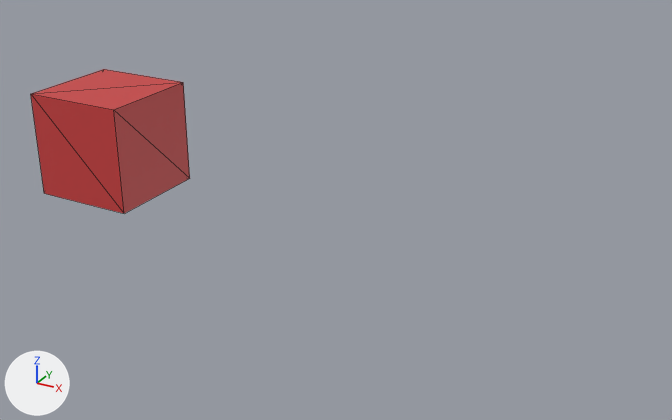
An edit to the glTF model output.glb, drawn before and after from the same camera.
Both versions are drawn from a camera (50 mm lens) standing at (12.02, -12.92, 7.97) and looking at (4.74, 0.31, 1.36). Every picture has the same lights, and +X, +Y and +Z are marked at lower left. Mesh edges are drawn as thin lines. Vertices at the same position are counted once.
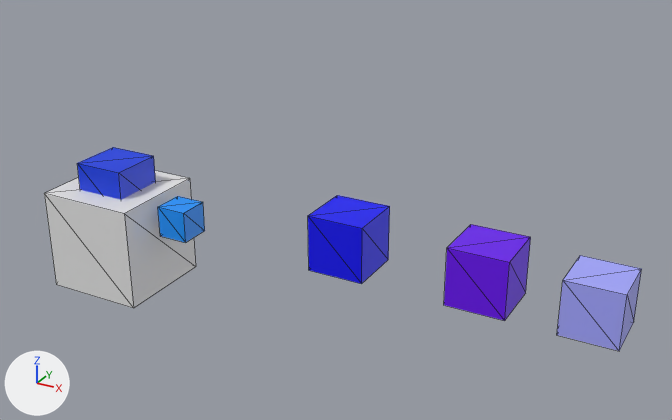
Where the change shows, as pixel boxes [x1, y1, x2, y2] in the pictures (672 x 420 px):
'Cube', surface changed, moved: before [31, 69, 190, 213]; after [44, 171, 196, 308]
'Cube.004', added (purple): after [444, 224, 531, 321]
'Cube.005', added (blue): after [557, 255, 642, 351]
'Cube.003', added (blue): after [308, 195, 390, 284]
'Cube.001', added (blue): after [77, 147, 156, 200]
'Cube.002', added (blue): after [158, 196, 205, 243]

The change, as a list of edits to the scene's bpy script:
```text
Add mat_material:
    mat_material = principled_material('Material')
    mat_material.base_color = (0.8, 0.8, 0.8)  # white #e7e7e7
Add mat_material_4:
    mat_material_4 = principled_material('Material_4')
    mat_material_4.base_color = (0.374, 0.389, 1.0)  # blue #a5a8ff
Add mat_material_3:
    mat_material_3 = principled_material('Material_3')
    mat_material_3.base_color = (0.144, 0.0, 0.879)  # purple #6a00f1
Add mat_material_2:
    mat_material_2 = principled_material('Material_2')
    mat_material_2.base_color = (0.0, 0.0, 0.936)  # blue #0000f8
Add mat_material_1:
    mat_material_1 = principled_material('Material_1')
    mat_material_1.base_color = (0.00345, 0.293, 1.0)  # blue #0b93ff
Add mat_material_0:
    mat_material_0 = principled_material('Material_0')
    mat_material_0.base_color = (0.0, 0.044, 0.78)  # blue #003be5
Change me_cube_001:
    where me_cube_001.from_pydata(...)  # 8 vertices, 12 faces; spans x -1.0..1.0, y -1.0..1.0, z -1.0..1.0
    used by ob_cube; location = (0.0, 0.0, 2.0)
    me_cube_001 part 1: 12 faces spanning x -1.0..1.0, y -1.0..1.0, z -1.0..1.0 switch from mat_material_001 (red #cb3f3f) to mat_material (white #e7e7e7)
Add me_cube_005:
    me_cube_005.from_pydata(...)  # a box spanning x -0.476..0.476, y -0.476..0.476, z -0.476..0.476
    me_cube_005.materials.append(mat_material_4)  # blue #a5a8ff
Add me_cube_004:
    me_cube_004.from_pydata(...)  # a box spanning x -0.513..0.513, y -0.513..0.513, z -0.513..0.513
    me_cube_004.materials.append(mat_material_3)  # purple #6a00f1
Add me_cube_003:
    me_cube_003.from_pydata(...)  # a box spanning x -0.517..0.517, y -0.517..0.517, z -0.517..0.517
    me_cube_003.materials.append(mat_material_2)  # blue #0000f8
Add me_cube_002:
    me_cube_002.from_pydata(...)  # a box spanning x -0.305..0.305, y -0.305..0.305, z -0.305..0.305
    me_cube_002.materials.append(mat_material_1)  # blue #0b93ff
Add me_cube_001_1:
    me_cube_001_1.from_pydata(...)  # a box spanning x -0.519..0.519, y -0.519..0.519, z -0.519..0.519
    me_cube_001_1.materials.append(mat_material_0)  # blue #003be5
Change ob_cube:
    ob_cube.location: (0.0, 0.0, 2.0) -> (0.0, 0.0, 0.0)
Add ob_cube_005:
    ob_cube_005 = bpy.data.objects.new('Cube.005', me_cube_005)
    ob_cube_005.location = (9.51, 0.0, 0.95)
Add ob_cube_004:
    ob_cube_004 = bpy.data.objects.new('Cube.004', me_cube_004)
    ob_cube_004.location = (7.7, 0.0, 1.03)
Add ob_cube_003:
    ob_cube_003 = bpy.data.objects.new('Cube.003', me_cube_003)
    ob_cube_003.location = (5.17, 0.0, 1.03)
Add ob_cube_002:
    ob_cube_002 = bpy.data.objects.new('Cube.002', me_cube_002)
    ob_cube_002.location = (1.52, 0.0, 0.61)
Add ob_cube_001:
    ob_cube_001 = bpy.data.objects.new('Cube.001', me_cube_001_1)
    ob_cube_001.location = (0.0, 0.0, 1.04)
```
